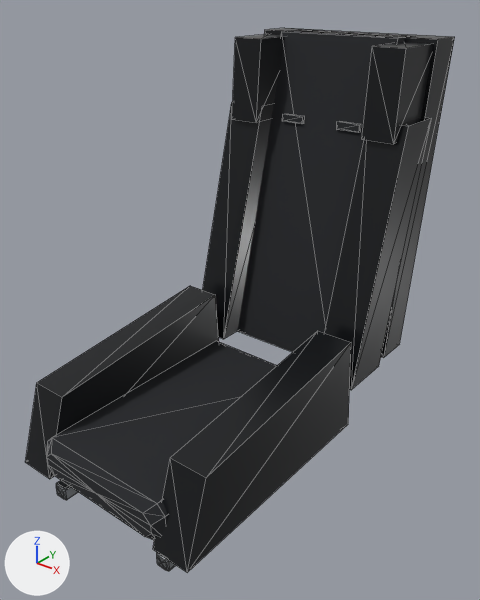
The glTF model assets/parts/interior/bucket_seat_race/ridgeback_4x4.glb, before and after one commit.
One viewpoint serves both versions: a camera (50 mm lens) standing at (0.884, -0.866, 1.064) and looking at (0.018, 0.217, 0.392). Lighting does not change. The marker at lower left points along +X, +Y and +Z. The older version comes first. Mesh edges are drawn as thin lines. Where no turn or scale is listed for an object, it has been applied to the vertices. Vertices at exactly the same position are counted once.

The first picture shows 'model'.
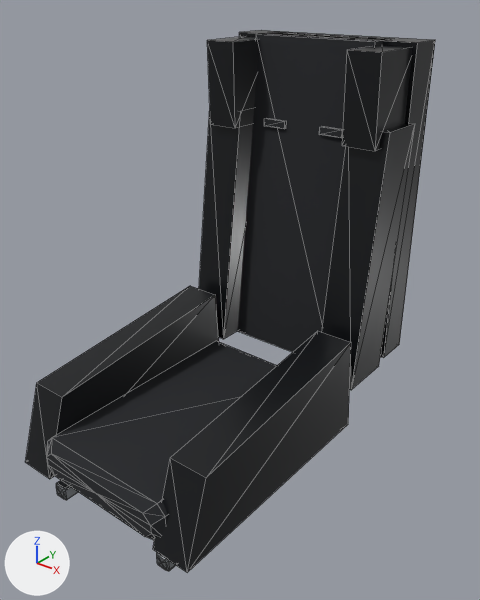
The newer file is also turned or shifted as a whole; pictures and numbers use the older file's frame.

What the commit changed:
me_model is used by ob_model.
me_model had 216 vertices, 376 faces and spanned x -0.25..0.25, y -0.482..0.482, z -0.47..0.47.
me_model now has 216 vertices, 376 faces and spans x -0.25..0.25, y -0.482..0.378, z -0.47..0.47.
me_model part 1: the loose piece of 8 vertices spanning x -0.11..-0.05, y 0.298..0.308, z 0.263..0.281 is moved by (0.0, -0.077, 0.0).
me_model part 2: the loose piece of 8 vertices spanning x 0.05..0.11, y 0.298..0.308, z 0.263..0.281 is moved by (0.0, -0.077, 0.0).
me_model part 3: all 16 vertices in x -0.24..0.24, y 0.257..0.482, z 0.46..0.47 are moved by (0.0, -0.106, 0.0).
me_model part 4: all 8 vertices in x -0.25..0.25, y 0.265..0.385, z 0.301 are moved by (0.0, -0.087, 0.0).
me_model part 5: all 2 vertices in x -0.23..-0.15, y 0.242, z 0.263 are moved by (0.0, -0.085, 0.0).
me_model part 6: all 2 vertices in x -0.23..-0.15, y 0.402, z 0.263 are moved by (0.0, -0.085, 0.0).
me_model part 7: all 2 vertices in x 0.15..0.23, y 0.242, z 0.263 are moved by (0.0, -0.085, 0.0).
me_model part 8: all 2 vertices in x 0.15..0.23, y 0.402, z 0.263 are moved by (0.0, -0.085, 0.0).

What differs and where, as boxes [x1, y1, x2, y2] in the pictures (480 x 600 px; the box of a moved part takes in the faces that stretch with it):
'model', reshaped
    before: [25, 28, 455, 572]
    after: [25, 30, 435, 572]
part 1 of me_model, moved or reshaped
    before: [282, 114, 305, 124]
    after: [264, 118, 286, 129]
part 2 of me_model, moved or reshaped
    before: [337, 121, 361, 133]
    after: [319, 126, 343, 138]
part 3 of me_model, moved or reshaped
    before: [237, 28, 455, 358]
    after: [212, 30, 435, 358]
part 4 of me_model, moved or reshaped
    before: [202, 102, 432, 390]
    after: [199, 109, 415, 390]
part 5 of me_model, moved or reshaped
    before: [232, 37, 284, 123]
    after: [207, 39, 259, 128]
part 6 of me_model, moved or reshaped
    before: [257, 77, 278, 123]
    after: [236, 78, 256, 128]
part 7 of me_model, moved or reshaped
    before: [362, 44, 433, 144]
    after: [342, 47, 413, 151]
part 8 of me_model, moved or reshaped
    before: [394, 57, 431, 144]
    after: [375, 60, 411, 151]
